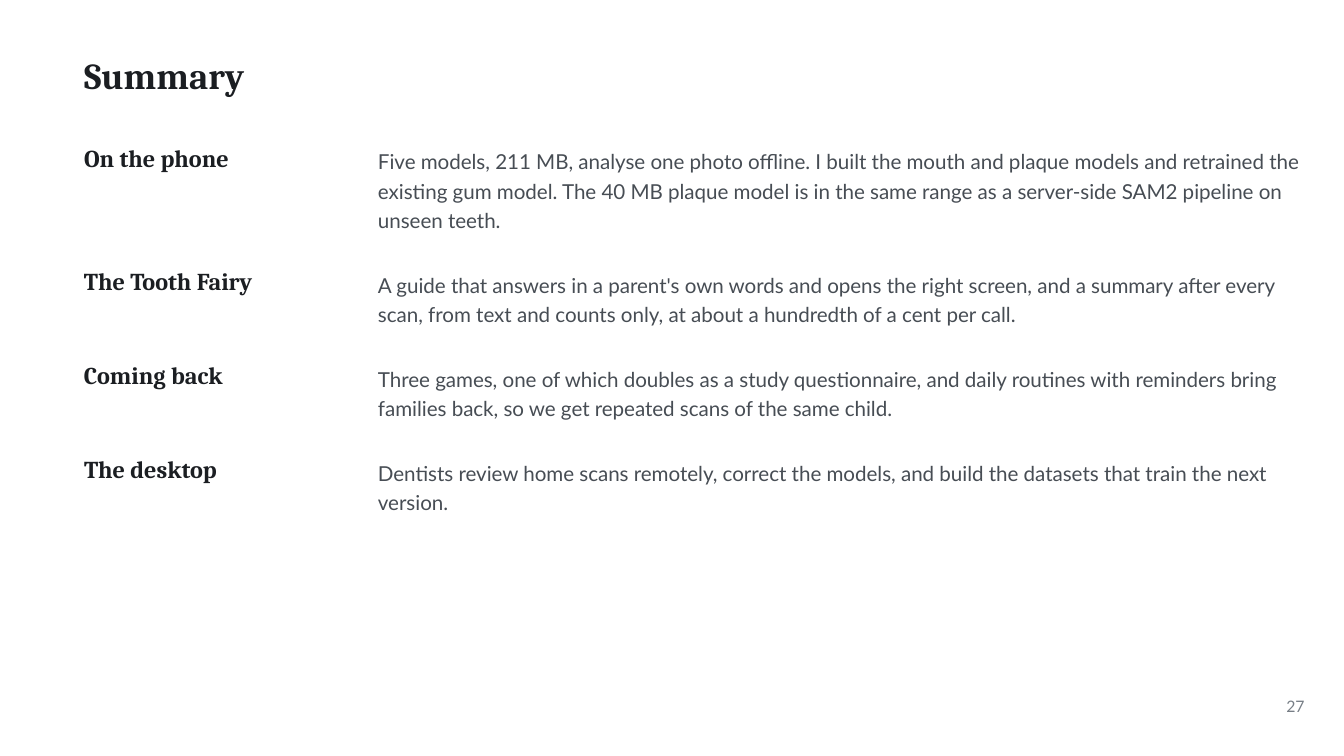
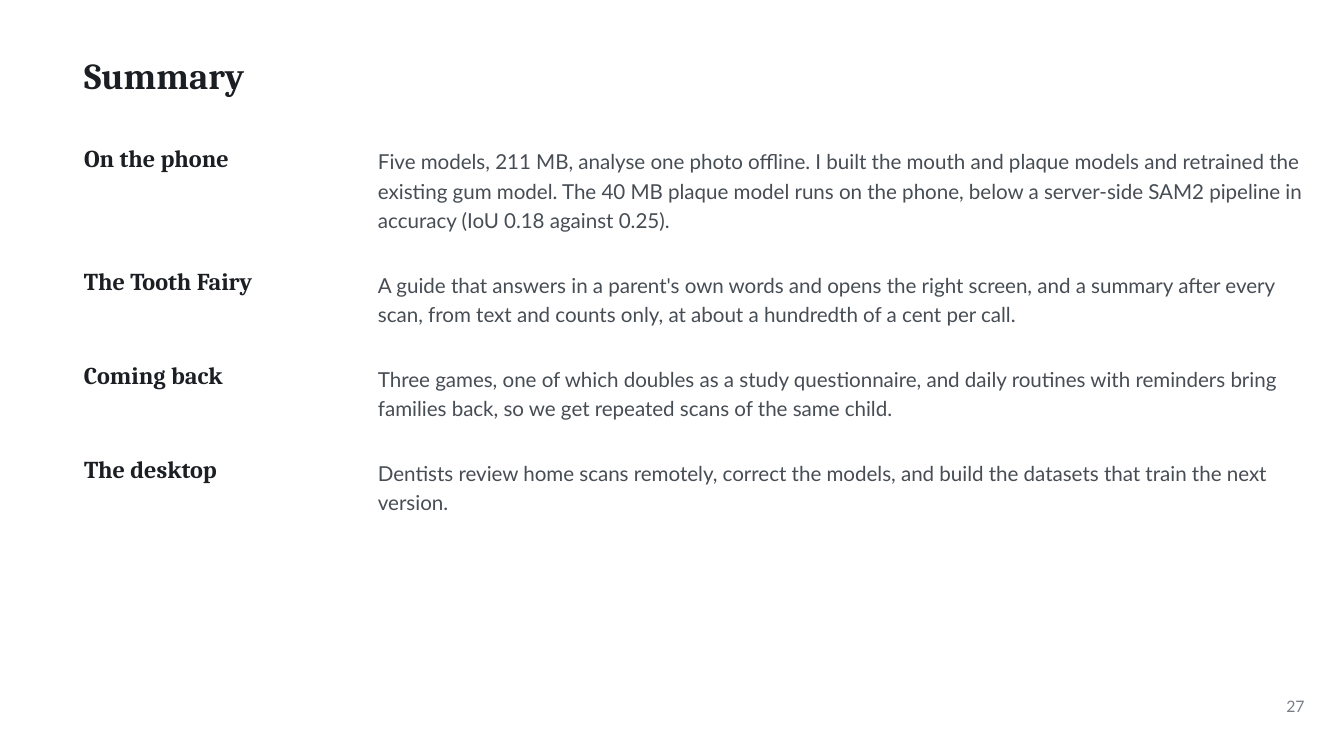
Before and after one commit to ertugrul-senturk/interactive-slides, a slide deck: slide 46 of public/decks/2026-11-smart-teeth.pptx. Drawn at 1344x756 pixels with LibreOffice and Linux fonts; fonts in the diff are those of the drawing; background and template pictures are left out. Boxes give left, top, right and bottom in pixels: in the first picture for what was removed or moved away, otherwise in the second. Text is boxed around its words. In the diff, an @@ line names an element or a change of style, - is before the commit and + after.

```diff
--- a/public/decks/2026-11-smart-teeth.pptx
+++ b/public/decks/2026-11-smart-teeth.pptx
@@ text at (378,154,1301,232): text changed @@
-Five models, 211 MB, analyse one photo offline. I built the mouth and plaque models and retrained the
-existing gum model. The 40 MB plaque model is in the same range as a server-side SAM2 pipeline on
-unseen teeth.
+Five models, 211 MB, analyse one photo offline. I built the mouth and plaque models and retrained the
+existing gum model. The 40 MB plaque model runs on the phone, below a server-side SAM2 pipeline in
+accuracy (IoU 0.18 against 0.25).
```
Also in this commit, not shown: 1 other slide changed, 4 other files.
